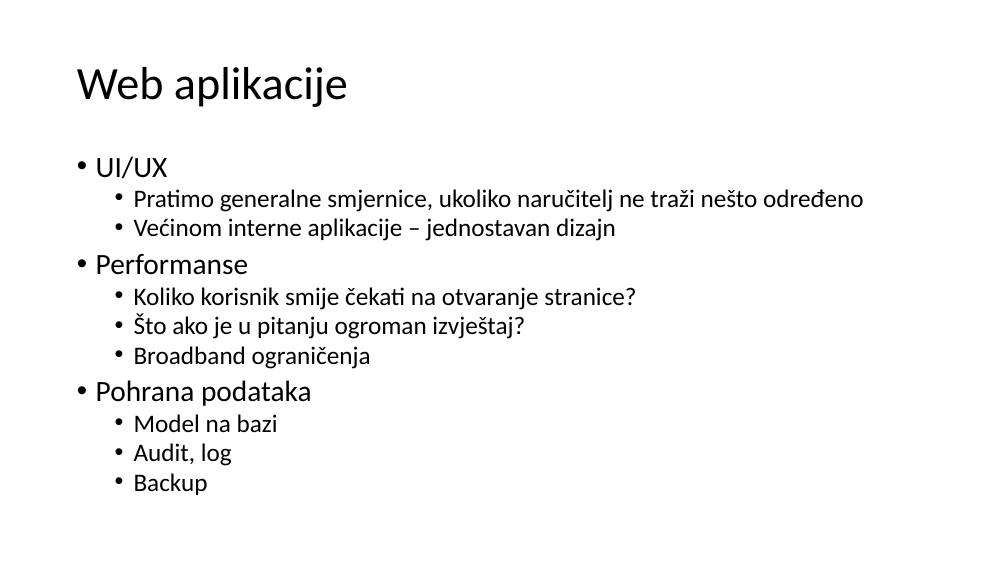
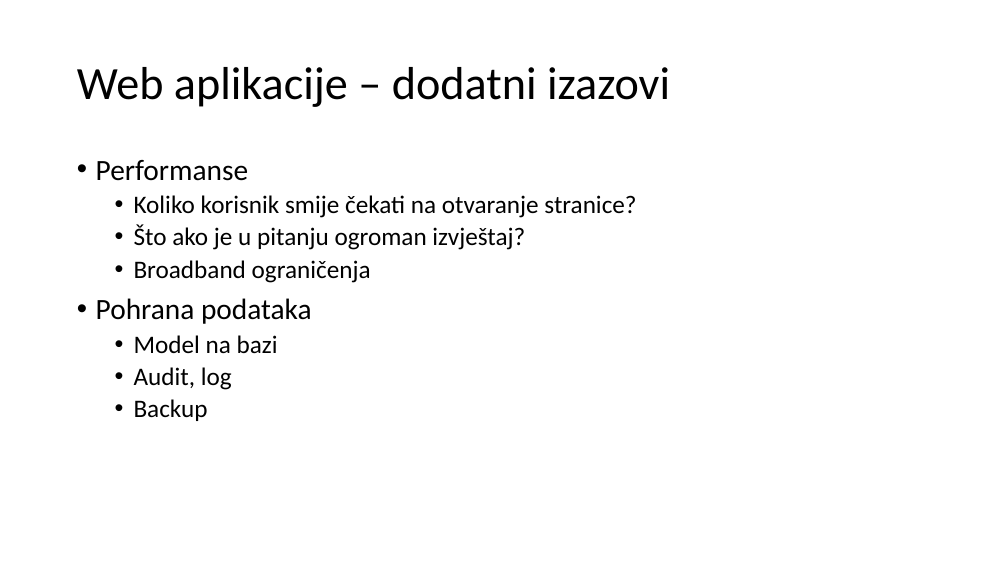
Before and after one commit to mmssniper/angular-workshop, a slide deck: slide 10 of prezentacije/1-1 Uvod i SPA aplikacije.pptx (slide 6 before the commit). Drawn at 1008x567 pixels with LibreOffice and Linux fonts; fonts in the diff are those of the drawing. Boxes give left, top, right and bottom in pixels: in the first picture for what was removed or moved away, otherwise in the second. Text is boxed around its words. In the diff, an @@ line names an element or a change of style, - is before the commit and + after.

```diff
--- a/prezentacije/1-1 Uvod i SPA aplikacije.pptx
+++ b/prezentacije/1-1 Uvod i SPA aplikacije.pptx
@@ title at (x1=77, y1=67, x2=670, y2=107): text changed @@
-Web aplikacije
+Web aplikacije – dodatni izazovi
@@ text "Performanse" at (x1=96, y1=160, x2=636, y2=421): line spacing 0.8 to 0.9 @@
@@ text at (x1=96, y1=156, x2=863, y2=241): paragraphs removed @@
-• UI/UX
-  • Pratimo generalne smjernice, ukoliko naručitelj ne traži nešto određeno
-  • Većinom interne aplikacije – jednostavan dizajn
```
Also in this commit, not shown: 11 other slides changed, 4 slides added, 2 slides removed.
